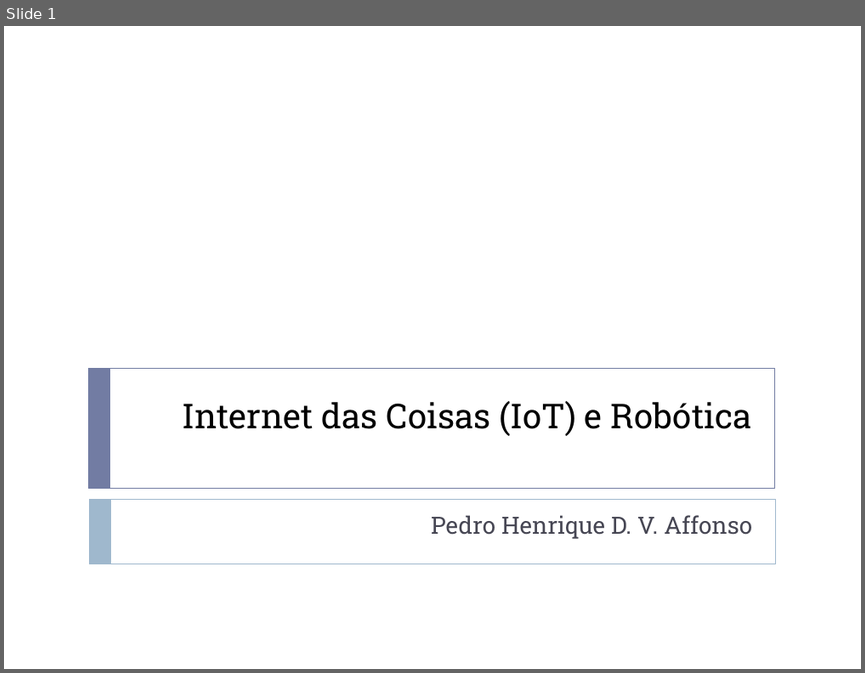
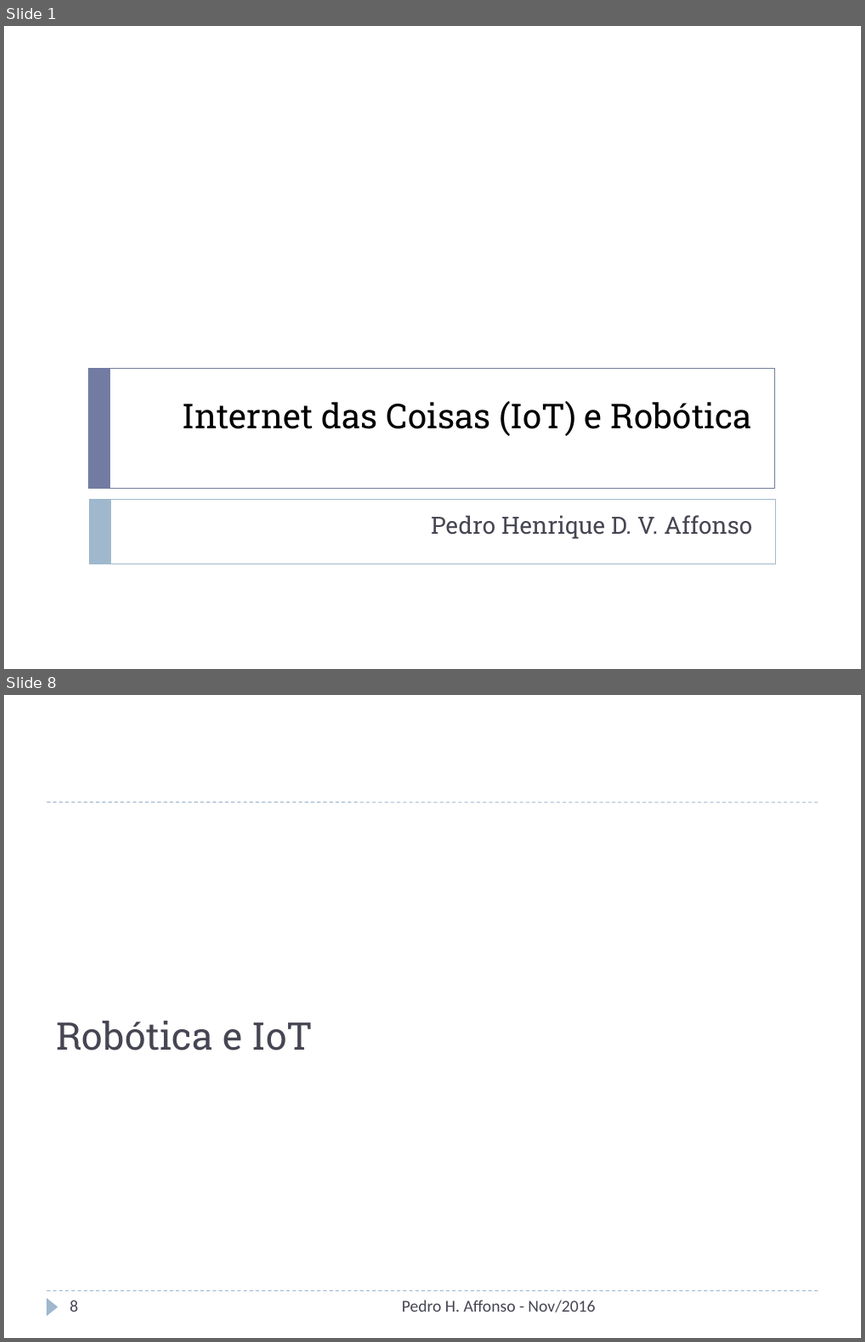
Before and after one commit to phaffonso/mo809-pedro, a slide deck: Internet das Coisas (IoT) e Robótica.pptx. Shown one above the other, each under a label of ours: slide 1 before the commit, slides 1 and 8 after it; the slides between them are not shown. The pictures are 865x673 and 865x1342 pixels, drawn with LibreOffice and Linux fonts; fonts in the diff are those of the drawing. Boxes give left, top, right and bottom in pixels: in the first picture for what was removed or moved away, otherwise in the second. Text is boxed around its words. In the diff, an @@ line names an element or a change of style, - is before the commit and + after.

```diff
--- a/Internet das Coisas (IoT) e Robótica.pptx
+++ b/Internet das Coisas (IoT) e Robótica.pptx
@@ slide 8 added at box(4, 695, 861, 1338), background #FFFFFF @@
@@ line added from (46, 802) to (818, 802), #9FB8CD 0.75 pt dashed @@
@@ title added at box(56, 1021, 313, 1050), 32 pt, text #464653 @@
+Robótica e IoT
@@ line added from (46, 1291) to (818, 1291), #9FB8CD 0.75 pt dashed @@
@@ triangle added at box(46, 1298, 58, 1315), fill #9FB8CD @@
@@ page number added at box(69, 1299, 78, 1311), 14 pt, text #464653 @@
+8
@@ text added at box(402, 1299, 595, 1312), 14 pt, text #464653 @@
+Pedro H. Affonso - Nov/2016
```
Also in this commit, not shown: 17 slides changed, 2 other slides added, 1 slide removed, 1 other file.
